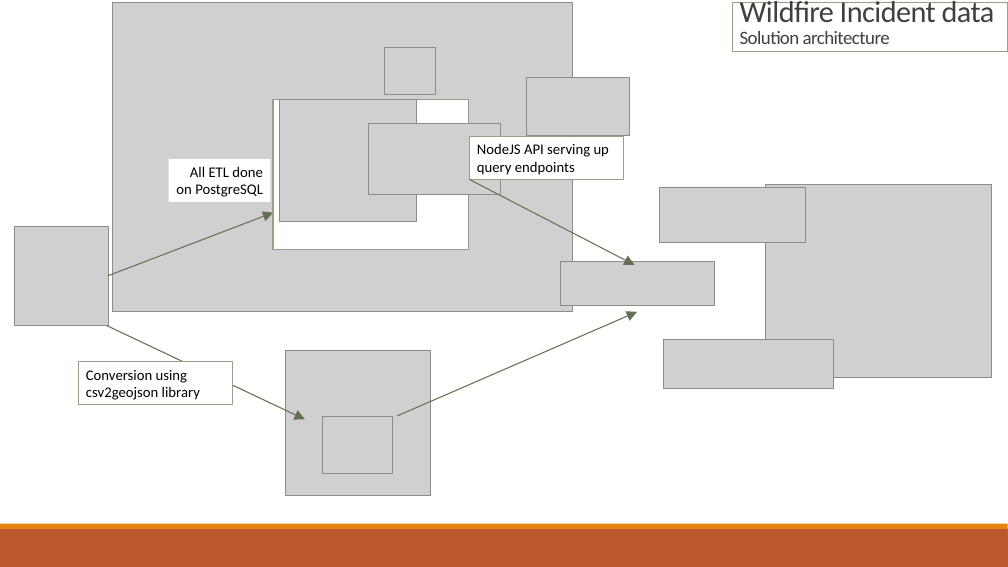
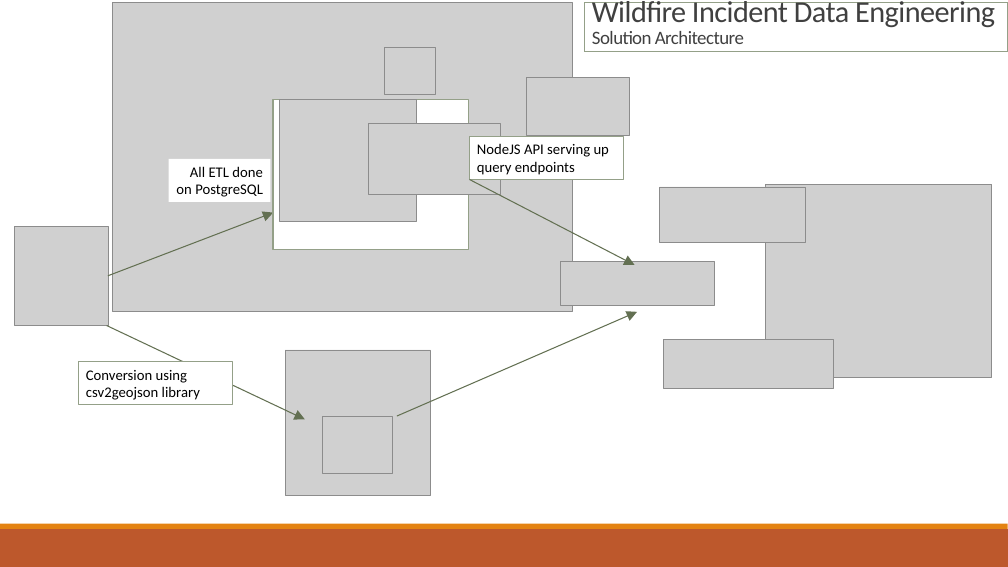
Before and after one commit to MThorpester/California-Wildfires, a slide deck: slide 4 of Margaret/Project Docs/CA Wildfire Dashboard Pres.pptx. Drawn at 1008x567 pixels with LibreOffice and Linux fonts; fonts in the diff are those of the drawing; grey boxes stand for pictures. Boxes give left, top, right and bottom in pixels: in the first picture for what was removed or moved away, otherwise in the second. Text is boxed around its words. In the diff, an @@ line names an element or a change of style, - is before the commit and + after.

```diff
--- a/Margaret/Project Docs/CA Wildfire Dashboard Pres.pptx
+++ b/Margaret/Project Docs/CA Wildfire Dashboard Pres.pptx
@@ title "Wildfire Incident Data Engineering Solution ..." resized from (x1=732, y1=2, x2=1008, y2=51) to (x1=585, y1=2, x2=1008, y2=51) @@
@@ title at (x1=592, y1=1, x2=995, y2=44): text changed @@
-Wildfire Incident data
-Solution architecture
+Wildfire Incident Data Engineering
+Solution Architecture
```
Also in this commit, not shown: 8 other slides changed, 1 slide removed, 8 other files.
